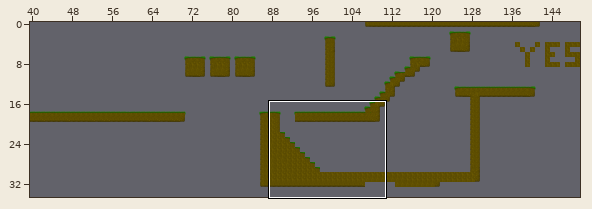
Two states of a Tiled map (JSON), src/map/mapTestOne.json. Above, an overview of the earlier version with the close-up marked.
Close-up. Earlier state:
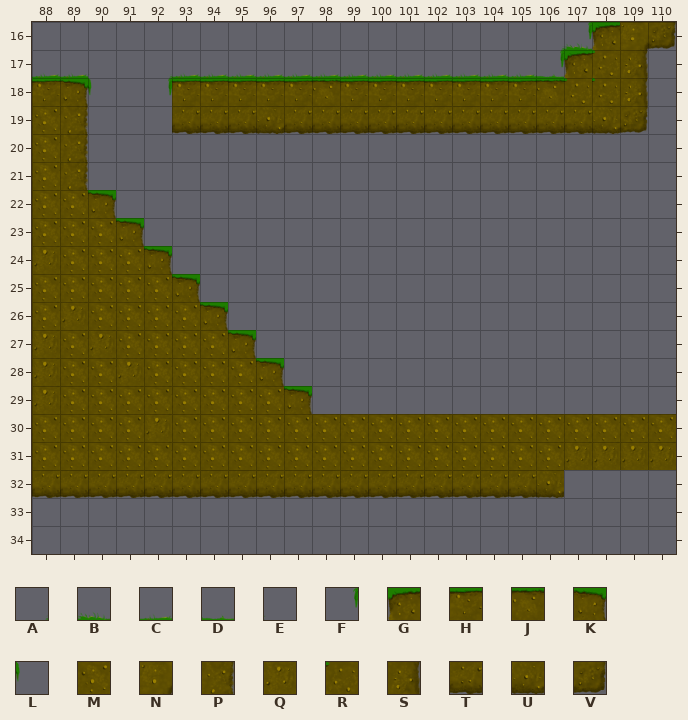
Cells are 32x32 px. Shown: x 88..110, y 16..34. The commit also changed other parts of the map, which this record leaves out.
Key: from "all_small": A 0, B 1, C 2, D 3, E 5, F 6, G 7, H 8, J 9, K 10, L 11, M 12, N 14, P 16, Q 18, R 21, S 22, T 26, U 27, V 28.
_ is an empty cell.
Layer "Grass On Top" before, first column x 88:
16 ___________________F___
17 CCE_ACCCCCCCCCCCCCD____
18 __L_F__________________
19 _______________________
20 _______________________
21 _______________________
22 _______________________
23 _______________________
24 _______________________
25 _______________________
26 _______________________
27 _______________________
28 _______________________
29 _______________________
30 _______________________
31 _______________________
32 _______________________
33 _______________________
34 _______________________
Layer "Tile Layer 1" before, first column x 88:
16 __________________ABGNV
17 __________________FGRS_
18 HK___HHHHHJHHHHHHHJRRS_
19 MP___TTTUTTTTTTTTTTTUV_
20 MP_____________________
21 MP_____________________
22 MMK____________________
23 MMMK___________________
24 QMMMK__________________
25 MMMMMK_________________
26 MQMMMMK________________
27 QMQMMMMK_______________
28 QMMQMMMMK______________
29 QMMMMMMMMK_____________
30 MMMMQMMMMMMMMMMMMMMMMMM
31 MMMMMMMMMMMMMMMMMMMQQQQ
32 TTTTTTTTTTTTTTTTTTU____
33 _______________________
34 _______________________
After:
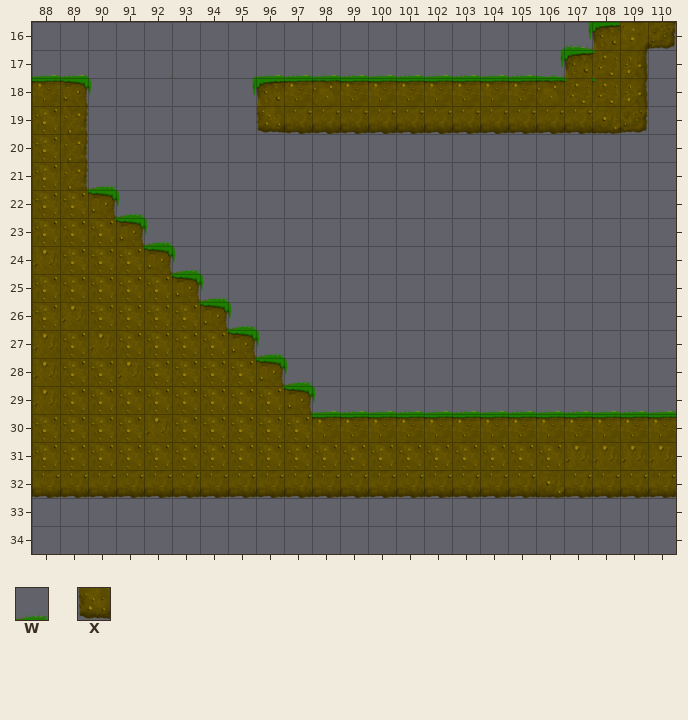
Further tiles: from "all_small": W 4, X 25.
From old to new:
Changed rows in their new state; . is an unchanged cell.
Layer "Grass On Top":
first column x 90:
17 ...__A...............
18 .._..F...............
21 W....................
22 .W...................
23 ..W..................
24 ...W.................
25 ....W................
26 .....W...............
27 ......W..............
28 .......W.............
29 ........CCCCCCCCCCCCC
Layer "Tile Layer 1":
first column x 91:
18 ..___G..............
19 ..___X..............
22 L...................
23 .L..................
24 ..L.................
25 ...L................
26 ....L...............
27 .....L..............
28 ......L.............
29 .......L............
30 .......HHHHHHHHHHHHH
32 ................TTTT
